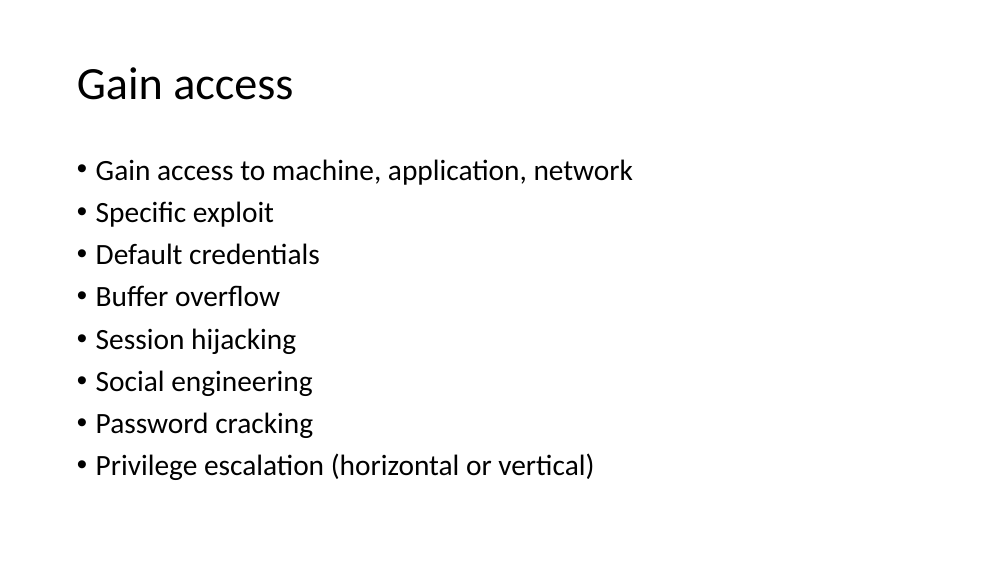
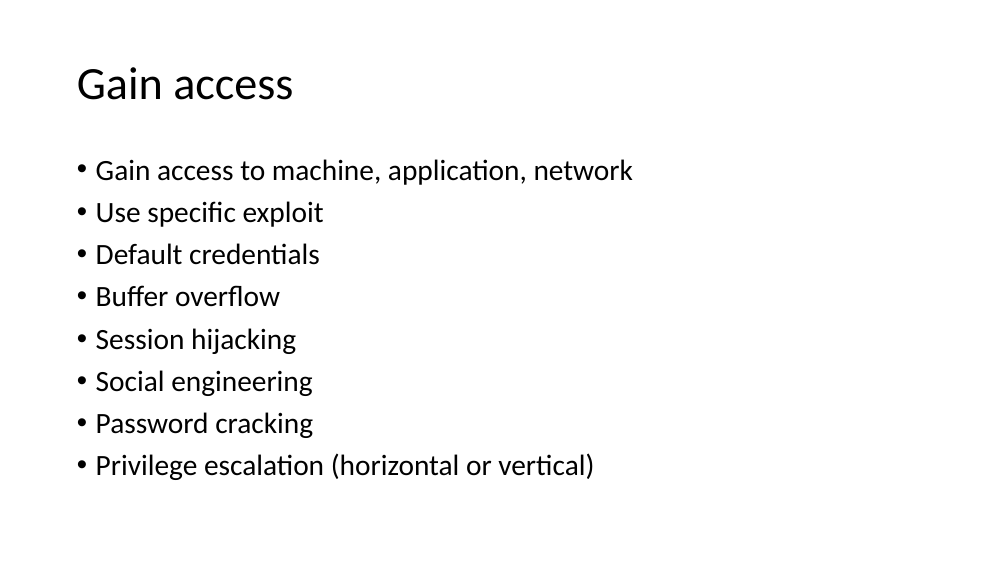
Before and after one commit to koga73/security-test, a slide deck: slide 9 of documents/Ethical_Hacking_101.pptx (slide 8 before the commit). Drawn at 1008x567 pixels with LibreOffice and Linux fonts; fonts in the diff are those of the drawing. Boxes give left, top, right and bottom in pixels: in the first picture for what was removed or moved away, otherwise in the second. Text is boxed around its words. In the diff, an @@ line names an element or a change of style, - is before the commit and + after.

```diff
--- a/documents/Ethical_Hacking_101.pptx
+++ b/documents/Ethical_Hacking_101.pptx
@@ text at (96,201,324,227): text changed @@
-• Specific exploit
+• Use specific exploit
```
Also in this commit, not shown: 3 other slides changed, 10 slides added.
